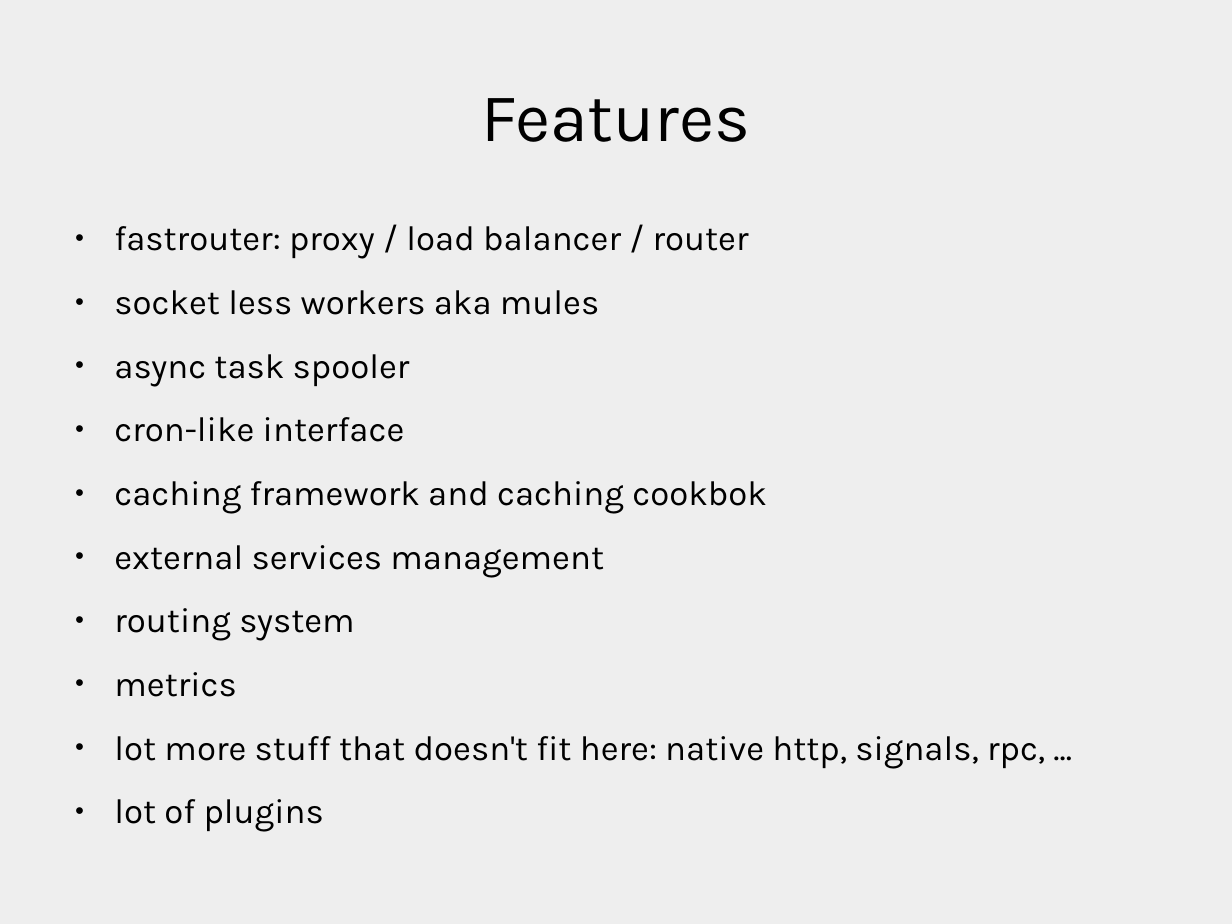
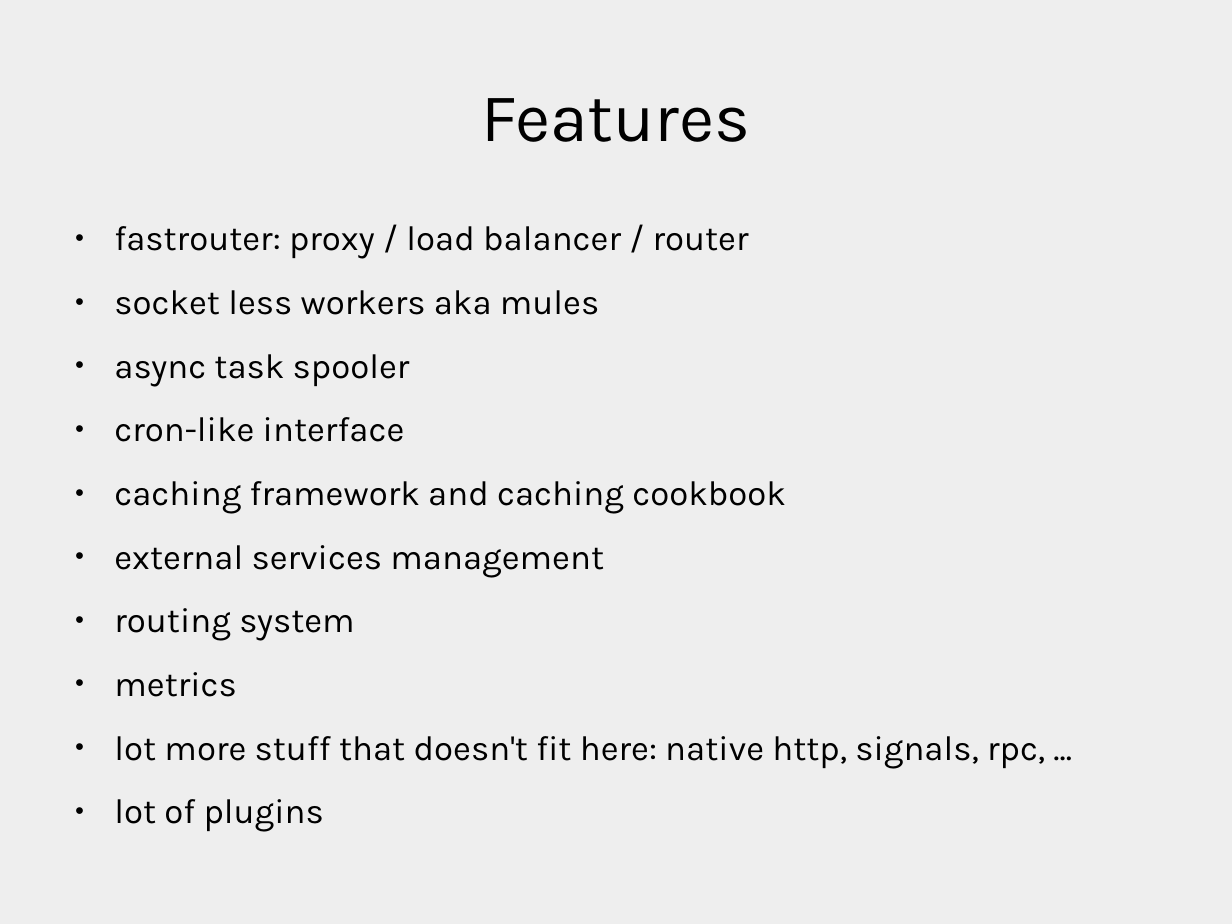
Before and after one commit to xrmx/tcs-uwsgi, a slide deck: slide 22 of uwsgi.odp. Drawn at 1232x924 pixels with LibreOffice and Linux fonts; fonts in the diff are those of the drawing. Boxes give left, top, right and bottom in pixels: in the first picture for what was removed or moved away, otherwise in the second. Text is boxed around its words. In the diff, an @@ line names an element or a change of style, - is before the commit and + after.

Commit message:
cookbok -> cookbook

```diff
--- a/uwsgi.odp
+++ b/uwsgi.odp
@@ text at box(114, 481, 786, 514): text changed @@
-● caching framework and caching cookbok
+● caching framework and caching cookbook
```
Also in this commit, not shown: 2 other files.
